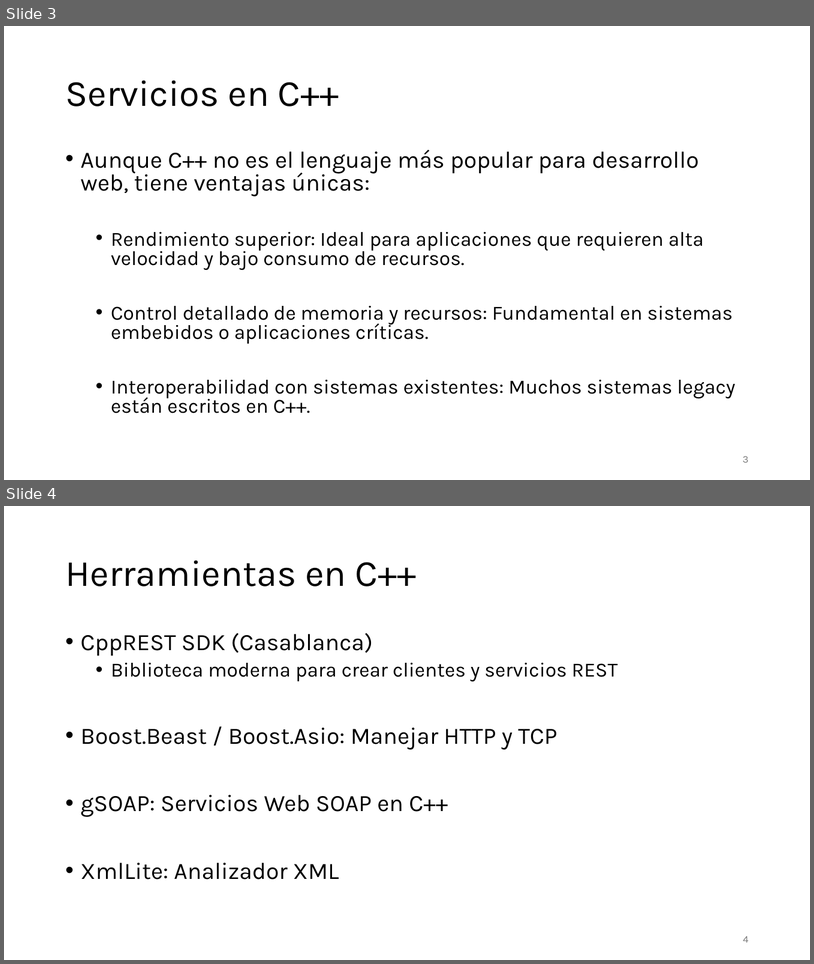
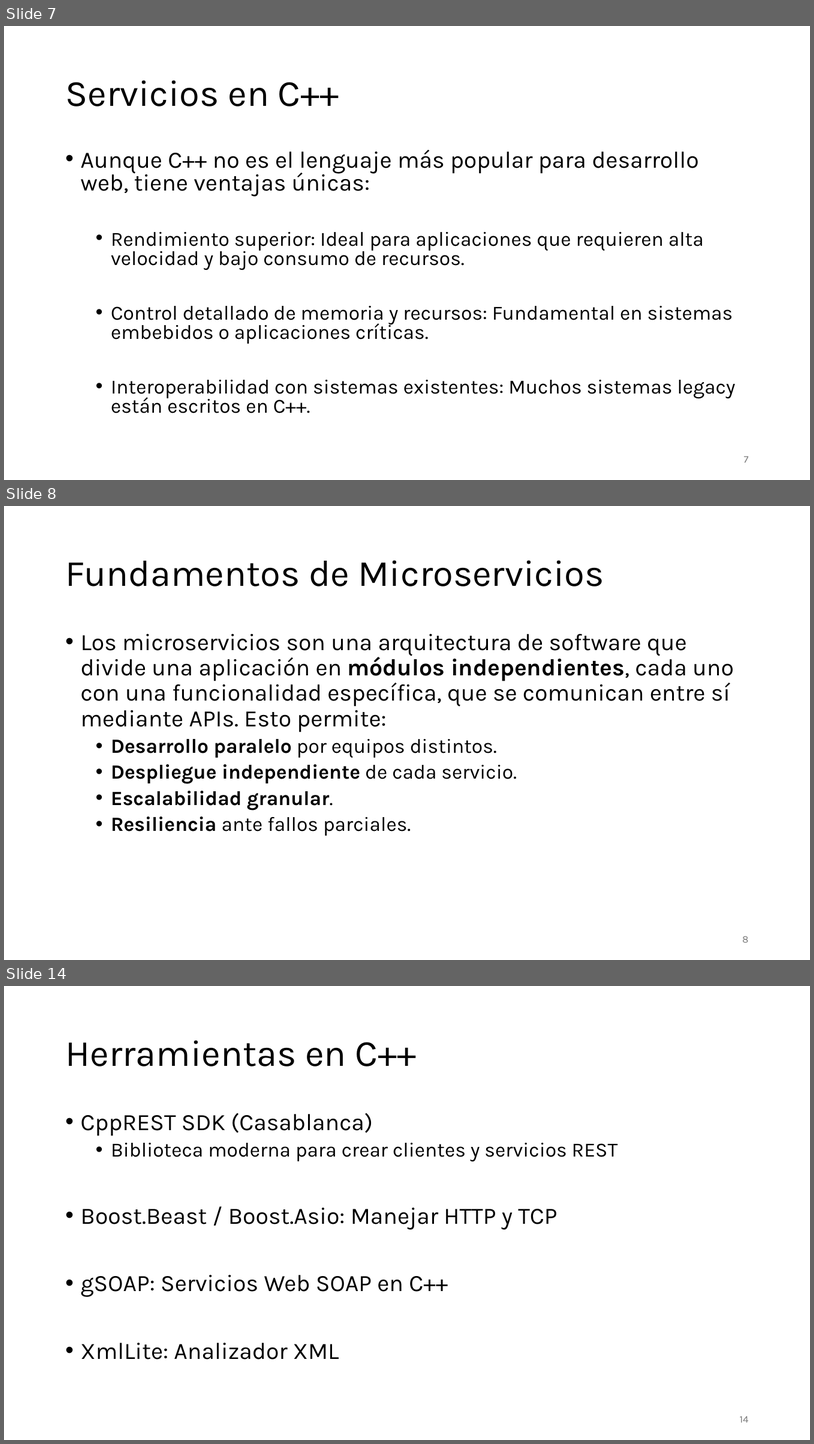
Before and after one commit to aldebarran22/CURSO_CPP_SERVICIOS_30H, a slide deck: doc/1_Introduccion a los servicios Web en Cpp.pptx. Shown one above the other, each under a label of ours: slides 3 and 4 before the commit, slides 7, 8 and 14 after it; the slides between them are not shown. The pictures are 814x964 and 814x1444 pixels, drawn with LibreOffice and Linux fonts; fonts in the diff are those of the drawing. Boxes give left, top, right and bottom in pixels: in the first picture for what was removed or moved away, otherwise in the second. Text is boxed around its words. In the diff, an @@ line names an element or a change of style, - is before the commit and + after.

```diff
--- a/doc/1_Introduccion a los servicios Web en Cpp.pptx
+++ b/doc/1_Introduccion a los servicios Web en Cpp.pptx
@@ slide 8 added at [4, 506, 810, 960], background #FFFFFF @@
@@ title added at [65, 560, 605, 586], 44 pt, text #000000 @@
+Fundamentos de Microservicios
@@ text added at [81, 634, 734, 835], 28 pt, text #000000 @@
+• Los microservicios son una arquitectura de software que divide una aplicación en módulos independientes, cada uno con una funcionalidad específica, que se comunican entre sí mediante APIs. Esto permite:
+  • Desarrollo paralelo por equipos distintos.
+  • Despliegue independiente de cada servicio.
+  • Escalabilidad granular.
+  • Resiliencia ante fallos parciales.
@@ page number added at [743, 936, 749, 942], 12 pt, text #797979 @@
+8
@@ what was slide 3 is now slide 7 @@
@@ page number at [744, 456, 749, 462]: text changed @@
-3
+7
@@ what was slide 4 is now slide 14 @@
@@ page number at [740, 1416, 749, 1422]: text changed @@
-4
+14
```
Also in this commit, not shown: 17 other slides added, 44 other files.
